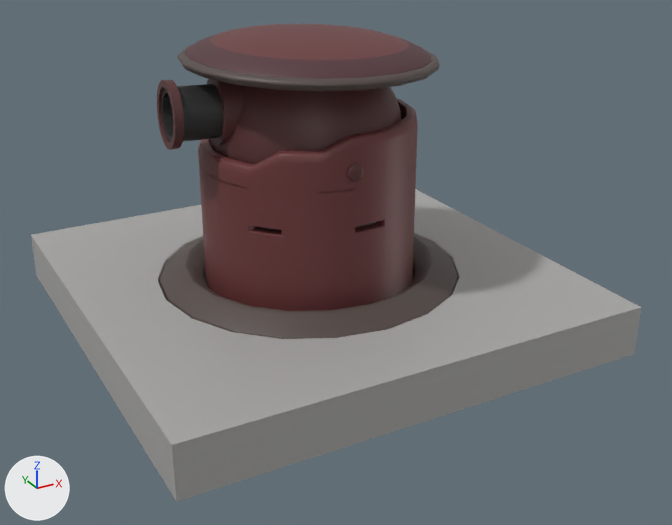
An edit to the FBX model Prototype3/Assets/Set piece/Turret/Turret.fbx, drawn before and after from the same camera.
Rendered twice from a 50 mm camera at (-0.0989, -0.1938, 0.078) aimed at (0.002, -0.0104, -0.0137). Every picture has the same lights, and +X, +Y and +Z are marked at lower left. Where no turn or scale is listed for an object, it has been applied to the vertices.

Before the edit, the objects in view are built like this:
```python
ob_polysurface1 = bpy.data.objects.new('polySurface1', me_mesh_005)
ob_polysurface1.location = (0.0, 0.0, -0.0235)
ob_polysurface4 = bpy.data.objects.new('polySurface4', me_mesh_001)
ob_polysurface4.location = (0.0, 0.0, 0.0167)
ob_polysurface4.rotation_euler = (1.571, 0.0, 0.0)  # degrees (90, 0, 0)
ob_polysurface4.scale = (0.01, 0.01, 0.01)
ob_polysurface7 = bpy.data.objects.new('polySurface7', me_mesh_002)
ob_polysurface7.location = (-0.0276, 0.0, 0.0237)
ob_polysurface7.rotation_euler = (1.571, 0.0, 0.0)  # degrees (90, 0, 0)
ob_polysurface7.scale = (0.01, 0.01, 0.01)
ob_polysurface8 = bpy.data.objects.new('polySurface8', me_mesh_004)
ob_polysurface8.location = (0.0, 0.0, -0.0017)
ob_polysurface8.rotation_euler = (1.571, 0.0, 0.0)  # degrees (90, 0, 0)
ob_polysurface8.scale = (0.01, 0.01, 0.01)
```
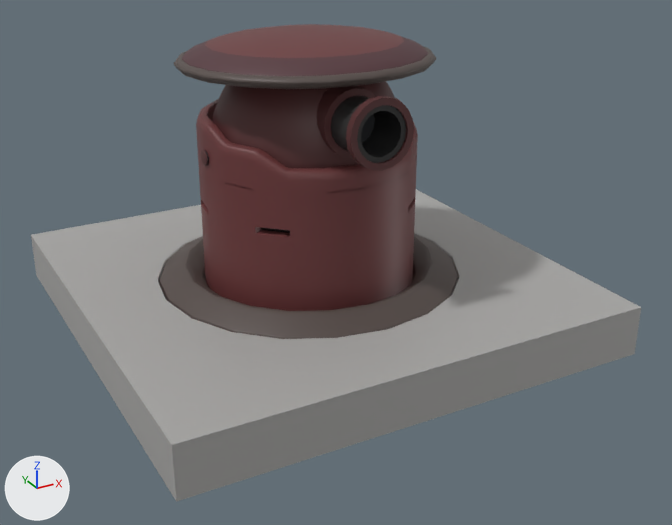
What the commit changed:
Object 'polySurface8' (ob_polysurface8) turns from (90, 0, 0) to (90, 0, 94) degrees about x, y and z.
Object 'polySurface4' (ob_polysurface4) turns from (90, 0, 0) to (90, 0, 94) degrees about x, y and z.
Object 'polySurface7' (ob_polysurface7) moves from (-0.0276, 0.0, 0.0237) to (0.0019, -0.0276, 0.0237).
Object 'polySurface7' (ob_polysurface7) turns from (90, 0, 0) to (90, 0, 94) degrees about x, y and z.

Boxes [x1, y1, x2, y2] around the edits, measured in the pictures (672 x 525 px):
'polySurface8', turned
    before: [198, 98, 418, 311]
    after: [196, 98, 418, 311]
'polySurface4', turned
    before: [177, 24, 440, 164]
    after: [174, 24, 436, 168]
'polySurface7', moved, turned
    before: [157, 80, 223, 150]
    after: [331, 95, 414, 171]
